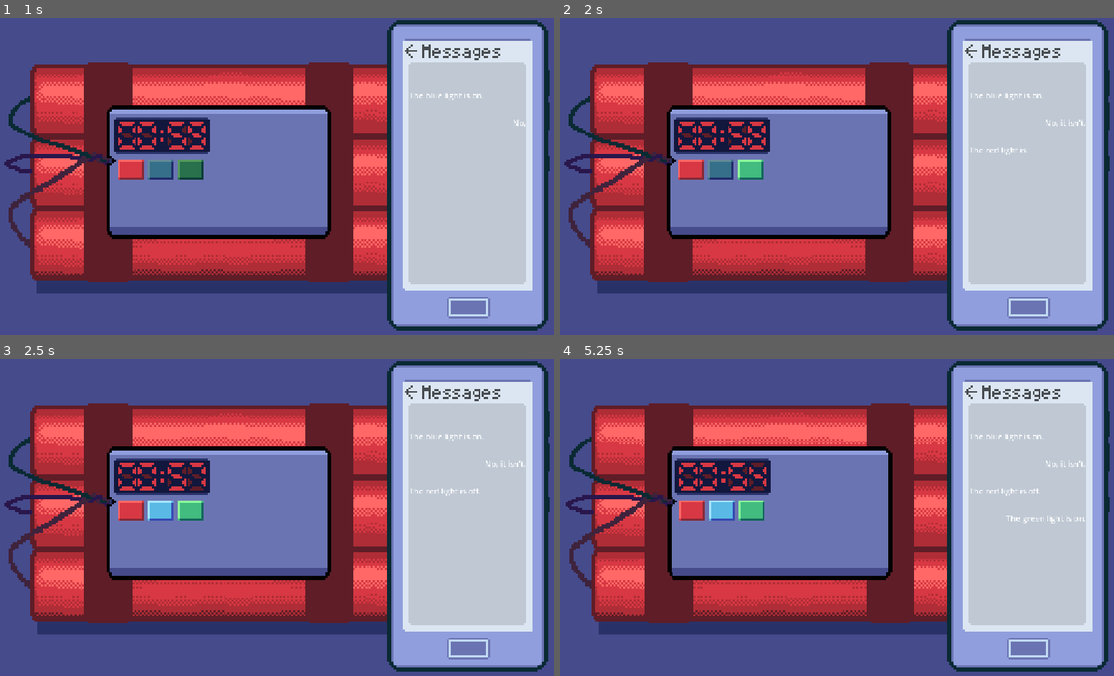
Above: before the commit, frames 1-4 (two rows, left to right).
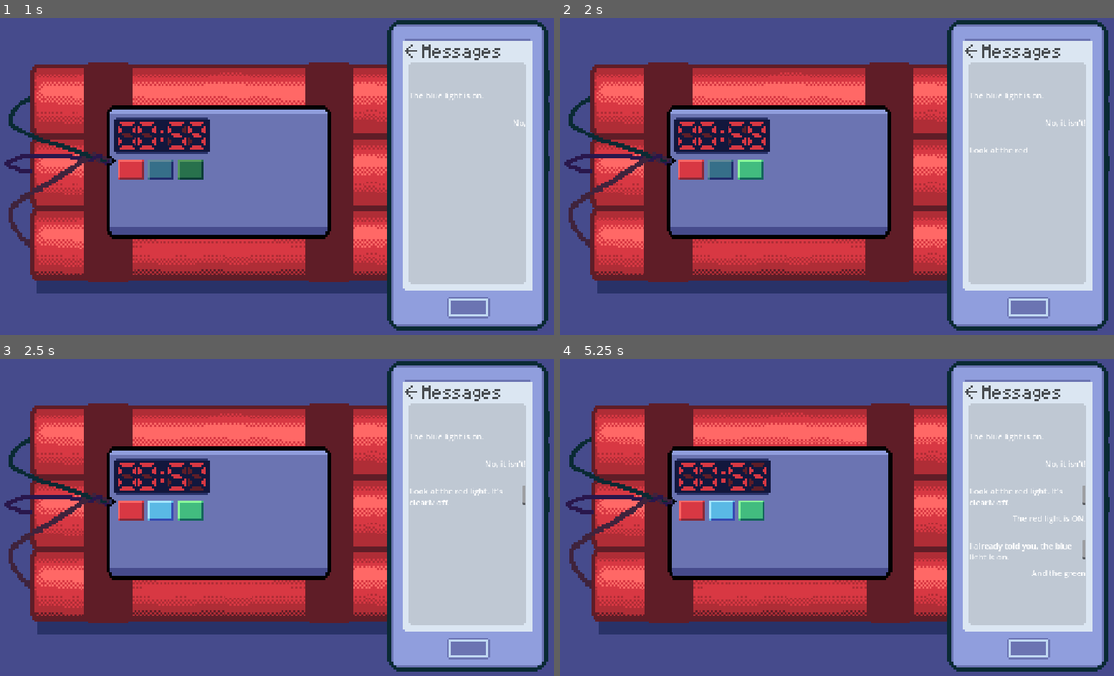
Above: after the commit, the same moments.

Repository: Mr-Excoem/brackeys-jam-2026-2
Game: Godot game, scene res://main.tscn
The game is run twice, just before and just after one commit, with the same random seed, the same clock (stepped at 60 frames per second) and the same inputs.
Inputs (mouse positions are in pixels of both pictures, inside the frame that each line leads up to):
- Up to frame 1 (1 s): click (132, 170) at 0.5 s
- Up to frame 2 (2 s): click (748, 170) at 1.25 s
- Up to frame 3 (2.5 s): click (160, 511) at 2 s
- Up to frame 4 (5.25 s): tap Enter at 2.75, 4.25 s; move the mouse to (1025, 412) at 2.77 s; hold Right 2.78-3.53 s; tap Alt at 2.85, 4.35 s; click (1025, 412) at 2.92 s; tap Space at 3.5, 5 s; move the mouse to (1025, 441) at 3.52 s; hold Down 3.53-4.28 s; tap Shift at 3.6, 5.1 s; click (1025, 441) at 3.67 s; move the mouse to (1025, 466) at 4.27 s; hold Right 4.28-5.03 s; click (1025, 466) at 4.42 s; move the mouse to (1025, 495) at 5.02 s; hold Up from 5.03 s (still down); click (1025, 495) at 5.17 s

Frame 1 is identical in both runs. In frame 2, less than 0.1% of the frame differs, in the area x 73-95%, y 32-44%; in frame 3, 0.2%; in frame 4, 0.6%, in the area x 73-95%, y 32-70%.

Commit message:
Added scrolling
updated actual dialouge

Diff:
--- a/brackeys-2026/main.gd
+++ b/brackeys-2026/main.gd
@@ -18,9 +18,19 @@
 
 var dialogue = [
 	{"speaker": "PERSON A", "text": "The blue light is on."},
-	{"speaker": "PERSON B", "text": "No, it isn't."},
-	{"speaker": "PERSON A", "text": "The red light is off."},
-	{"speaker": "PERSON B", "text": "The green light is on."}
+	{"speaker": "PERSON B", "text": "No, it isn't!"},
+
+	{"speaker": "PERSON A", "text": "Look at the red light. It's clearly off."},
+	{"speaker": "PERSON B", "text": "The red light is ON."},
+
+	{"speaker": "PERSON A", "text": "I already told you, the blue light is on."},
+	{"speaker": "PERSON B", "text": "And the green light is on too."},
+
+	{"speaker": "PERSON A", "text": "Don't turn the green light on."},
+	{"speaker": "PERSON B", "text": "You should turn it on."},
+
+	{"speaker": "PERSON A", "text": "Just leave the red light off."},
+	{"speaker": "PERSON B", "text": "No. Turn the red light on."}
 ]
 
 var chat_message_scene = preload("res://scenes/ChatMessage.tscn")
@@ -39,6 +49,9 @@
 	)
 
 	message.finished_typing.connect(_on_message_finished)
+
+	await get_tree().process_frame
+	$Phone/ChatScroll.scroll_vertical = $Phone/ChatScroll.get_v_scroll_bar().max_value
 
 func _on_message_finished():
 	dialogue_index += 1
